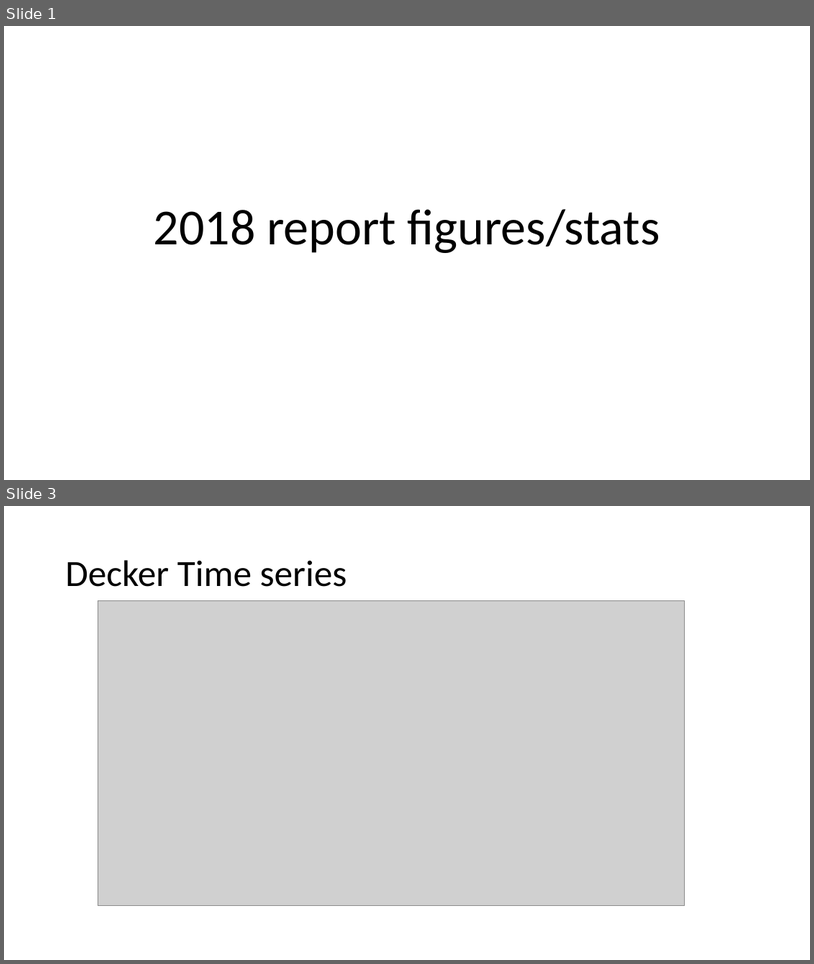
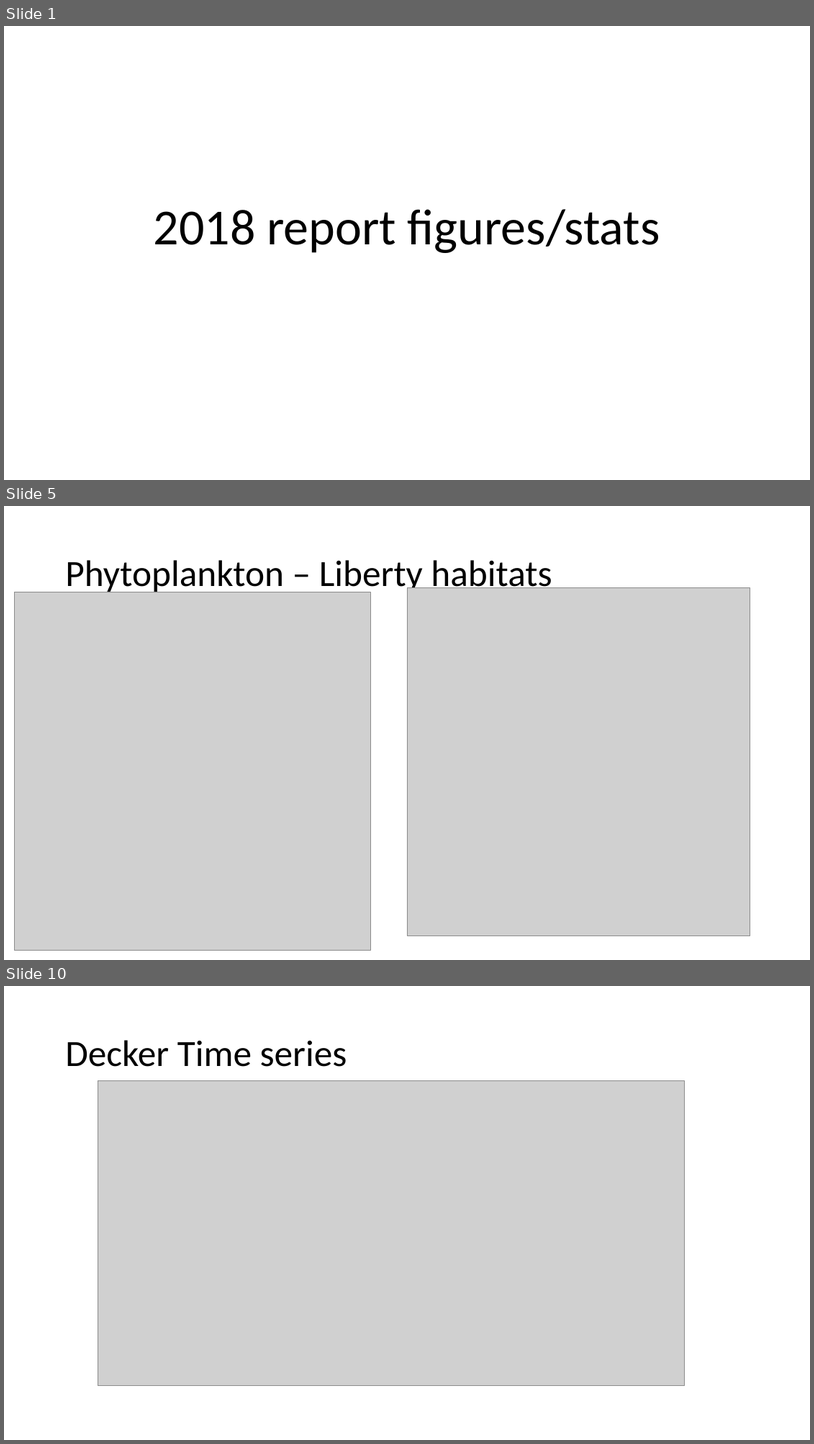
Before and after one commit to rosehartman/FRPreport2018, a slide deck: May phase IV analyses.pptx. Shown one above the other, each under a label of ours: slides 1 and 3 before the commit, slides 1, 5 and 10 after it; the slides between them are not shown. The pictures are 814x964 and 814x1444 pixels, drawn with LibreOffice and Linux fonts; fonts in the diff are those of the drawing; grey boxes stand for pictures. Boxes give left, top, right and bottom in pixels: in the first picture for what was removed or moved away, otherwise in the second. Text is boxed around its words. In the diff, an @@ line names an element or a change of style, - is before the commit and + after.

```diff
--- a/May phase IV analyses.pptx
+++ b/May phase IV analyses.pptx
@@ slide 5 added at (4, 506, 810, 960), background #FFFFFF @@
@@ title added at (65, 560, 552, 595), 44 pt, text #000000 @@
+Phytoplankton – Liberty habitats
@@ picture added at (14, 592, 370, 950) @@
@@ picture added at (407, 587, 751, 936) @@
@@ what was slide 3 is now slide 10 @@
```
Also in this commit, not shown: 1 slide changed, 6 other slides added, 1 slide removed, 10 other files.
